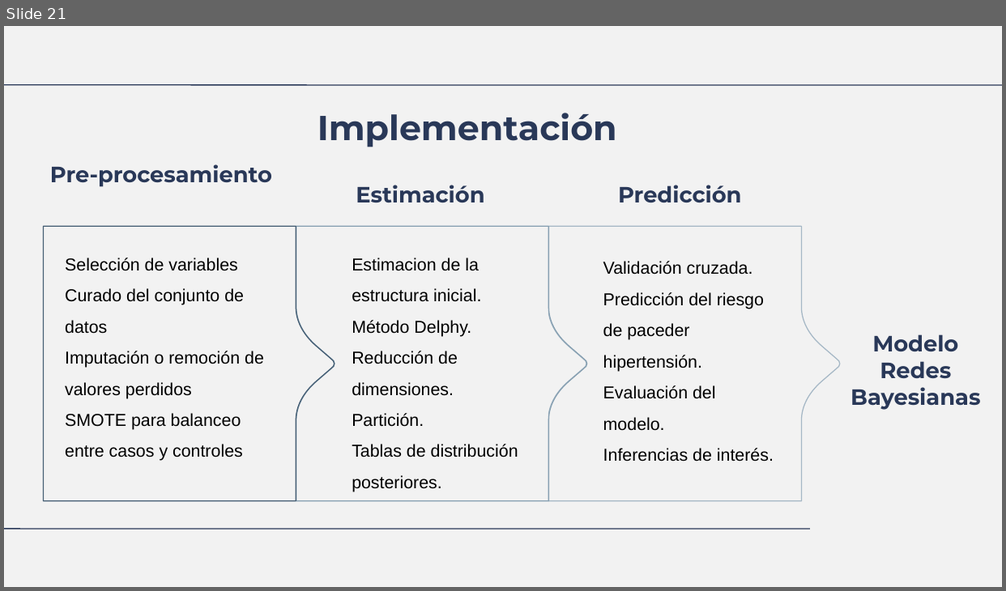
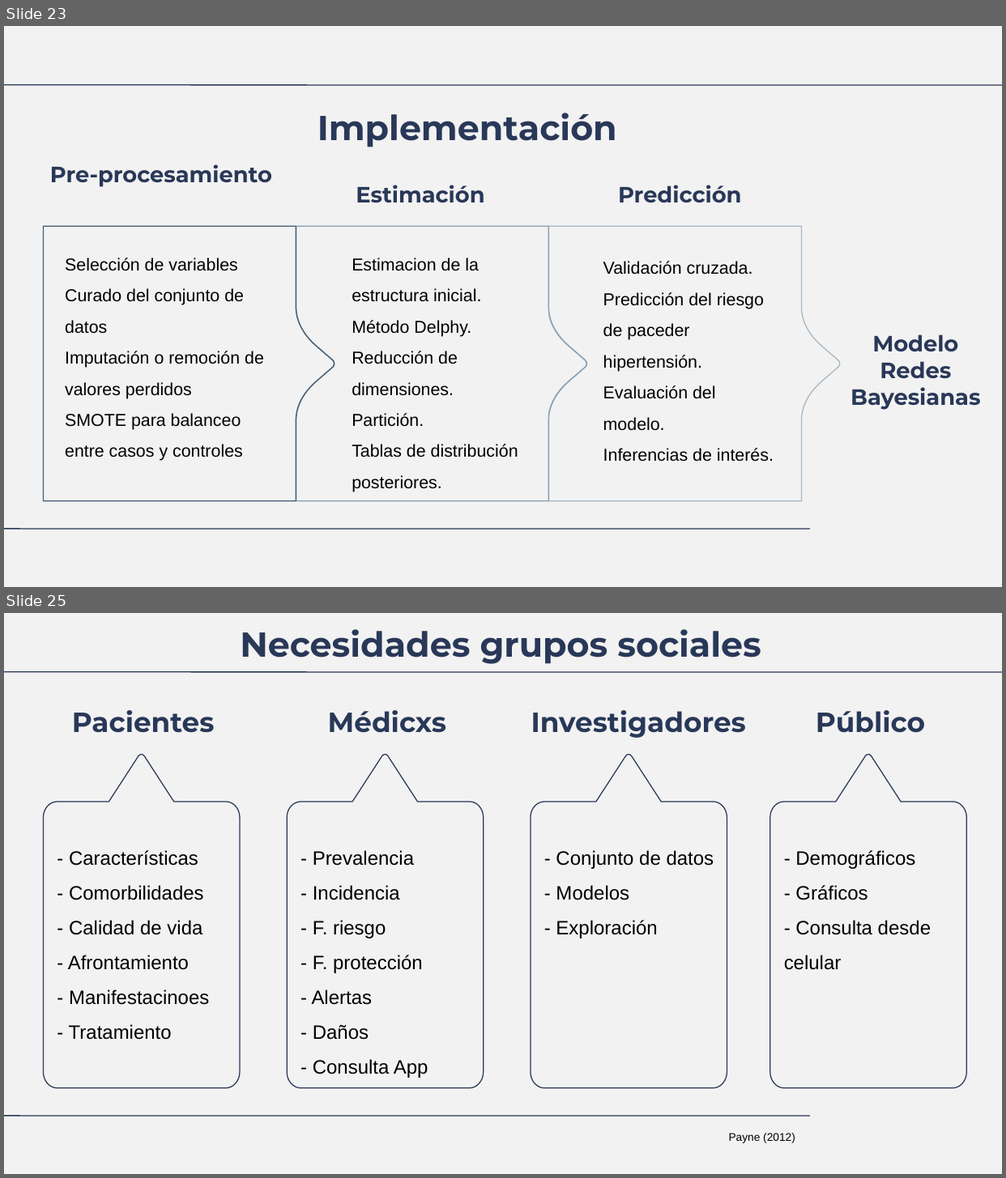
Before and after one commit to LuisDomingo/Proy_Bioinfo_Data_Analysis, a slide deck: index.odp. Shown one above the other, each under a label of ours: slide 21 before the commit, slides 23 and 25 after it; the slides between them are not shown. The pictures are 1006x591 and 1006x1178 pixels, drawn with LibreOffice and Linux fonts; fonts in the diff are those of the drawing. Boxes give left, top, right and bottom in pixels: in the first picture for what was removed or moved away, otherwise in the second. Text is boxed around its words. In the diff, an @@ line names an element or a change of style, - is before the commit and + after.

```diff
--- a/index.odp
+++ b/index.odp
@@ slide 25 added at [4,613,1002,1174], background #F2F2F2; not listed: 2 template elements that a slide beside it also shows @@
@@ title added at [240,629,761,664], 25 pt, text #293858, bold @@
+Necesidades grupos sociales
@@ title added at [72,710,215,733], 20 pt, text #293858, bold @@
+Pacientes
@@ title added at [328,710,446,733], 20 pt, text #293858, bold @@
+Médicxs
@@ title added at [531,710,746,738], 20 pt, text #293858, bold @@
+Investigadores
@@ title added at [816,710,925,733], 20 pt, text #293858, bold @@
+Público
@@ freeform shape added at [43,755,240,1089], outline #293858 0.74 pt @@
@@ freeform shape added at [287,755,483,1089], outline #293858 0.74 pt @@
@@ freeform shape added at [530,755,727,1089], outline #293858 0.74 pt @@
@@ freeform shape added at [770,755,967,1089], outline #293858 0.74 pt @@
@@ text added at [68,850,209,1040], 14 pt, text #000000 @@
+- Características
+- Comorbilidades
+- Calidad de vida
+- Afrontamiento
+- Manifestacinoes
+- Tratamiento
@@ text added at [312,850,428,1078], 14 pt, text #000000 @@
+- Prevalencia
+- Incidencia
+- F. riesgo
+- F. protección
+- Alertas
+- Daños
+- Consulta App
@@ text added at [556,850,714,939], 14 pt, text #000000 @@
+- Conjunto de datos
+- Modelos
+- Exploración
@@ text added at [784,850,931,970], 14 pt, text #000000 @@
+- Demográficos
+- Gráficos
+- Consulta desde celular
@@ text added at [729,1133,795,1144], 8 pt, text #000000 @@
+Payne (2012)
@@ what was slide 21 is now slide 23 @@
```
Also in this commit, not shown: 2 slides changed, 7 other slides added, 45 other files.
